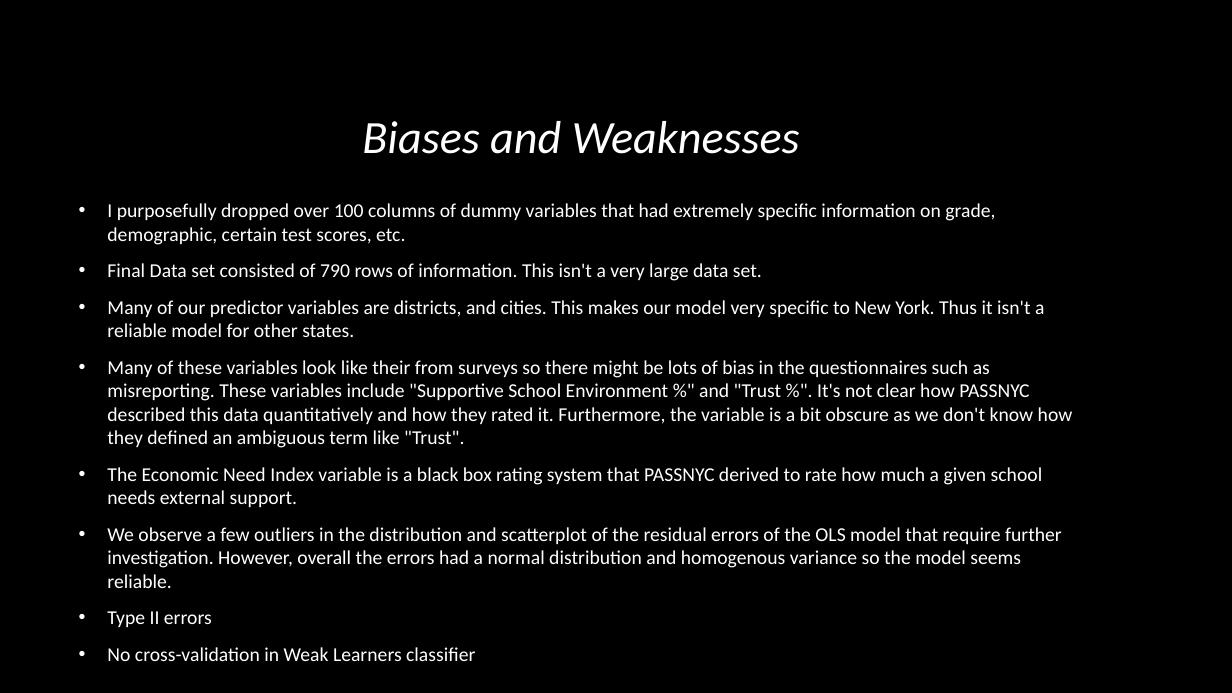
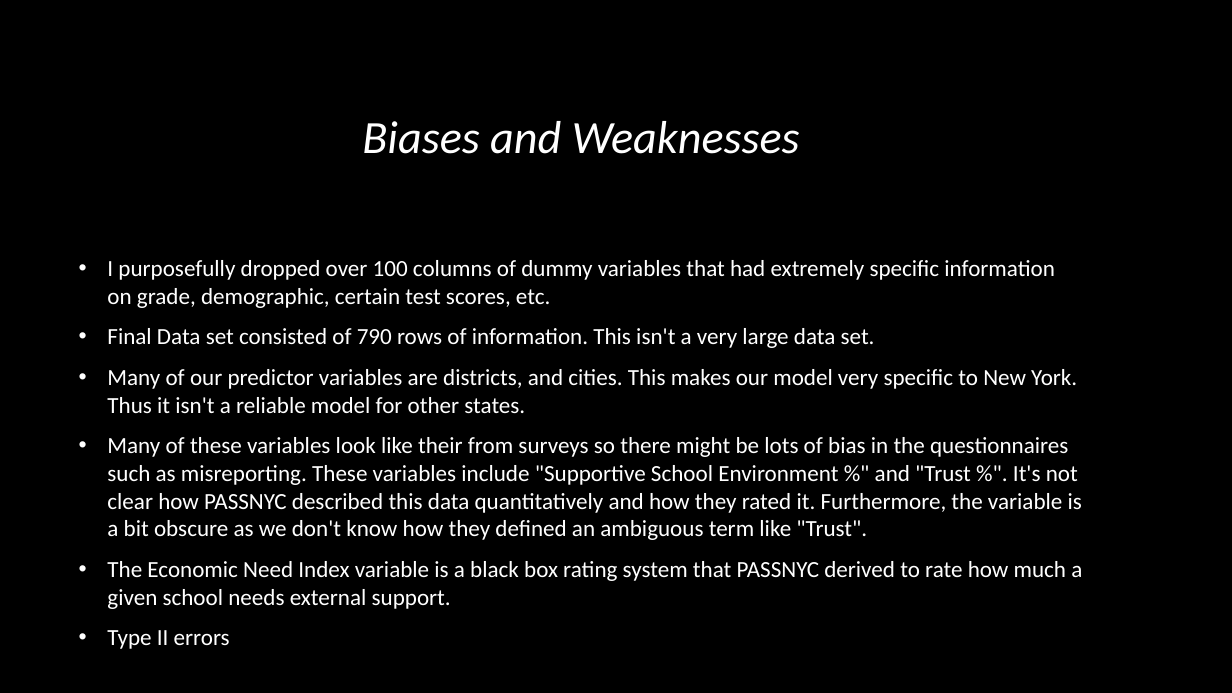
Before and after one commit to ayan1995/Thinkful, a slide deck: slide 22 of Bootcamp/Unit 3 Deeper into Supervised Learning/Supervised Learning Capstone/data-science-for-good/PASSNYC Capstone Predicting Attendance .pptx (slide 23 before the commit). Drawn at 1232x693 pixels with LibreOffice and Linux fonts; fonts in the diff are those of the drawing; background and template pictures are left out. Boxes give left, top, right and bottom in pixels: in the first picture for what was removed or moved away, otherwise in the second. Text is boxed around its words. In the diff, an @@ line names an element or a change of style, - is before the commit and + after.

```diff
--- a/Bootcamp/Unit 3 Deeper into Supervised Learning/Supervised Learning Capstone/data-science-for-good/PASSNYC Capstone Predicting Attendance .pptx
+++ b/Bootcamp/Unit 3 Deeper into Supervised Learning/Supervised Learning Capstone/data-science-for-good/PASSNYC Capstone Predicting Attendance .pptx
@@ text at (x1=107, y1=260, x2=1082, y2=649): paragraph removed @@
-• No cross-validation in Weak Learners classifier
@@ text "I purposefully dropped over 100 ..." at (x1=107, y1=260, x2=1082, y2=649): size 15.3 to 18 pt @@
@@ text at (x1=107, y1=527, x2=1062, y2=588): paragraph removed @@
-• We observe a few outliers in the distribution and scatterplot of the residual errors of the OLS model that require further investigation. However, overall the errors had a normal distribution and homogenous variance so the model seems reliable.
```
Also in this commit, not shown: 3 other slides changed, 1 slide removed, 1 other file.
